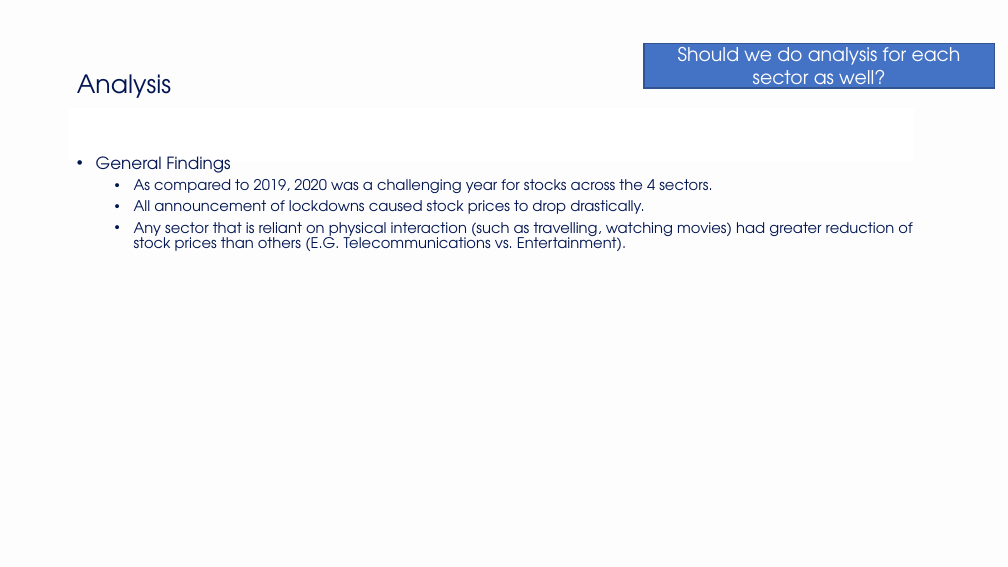
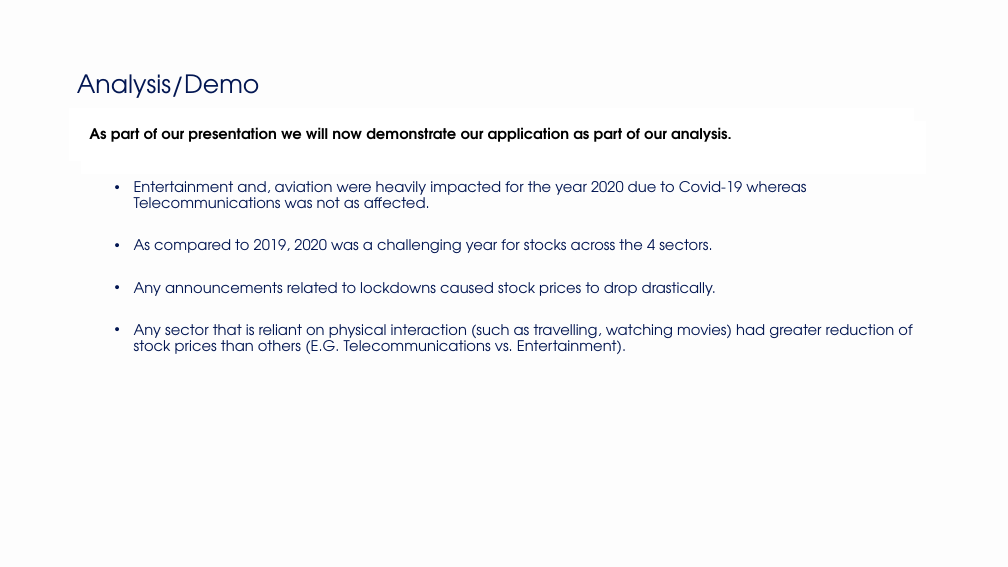
Before and after one commit to NikitaCase/stocks-vs-covid, a slide deck: slide 13 of stocksvscovid/Project 3.pptx (slide 14 before the commit). Drawn at 1008x567 pixels with LibreOffice and Linux fonts; fonts in the diff are those of the drawing. Boxes give left, top, right and bottom in pixels: in the first picture for what was removed or moved away, otherwise in the second. Text is boxed around its words. In the diff, an @@ line names an element or a change of style, - is before the commit and + after.

```diff
--- a/stocksvscovid/Project 3.pptx
+++ b/stocksvscovid/Project 3.pptx
@@ rectangle removed at [644,43,994,88] @@
-Should we do analysis for each sector as well?
@@ title at [77,74,260,98]: text changed @@
-Analysis
+Analysis/Demo
@@ rectangle added at [82,122,926,173], fill #FFFFFF, outline #FFFFFF 1 pt, 14 pt, text #000000, bold @@
+As part of our presentation we will now demonstrate our application as part of our analysis.
@@ text at [134,181,806,208]: text changed; size 16 to 14 pt @@
-• General Findings
+  • Entertainment and, aviation were heavily impacted for the year 2020 due to Covid-19 whereas Telecommunications was not as affected.
@@ text at [134,282,716,296]: text changed @@
-  • All announcement of lockdowns caused stock prices to drop drastically.
+  • Any announcements related to lockdowns caused stock prices to drop drastically.
```
Also in this commit, not shown: 7 other slides changed, 3 slides added, 4 slides removed.
